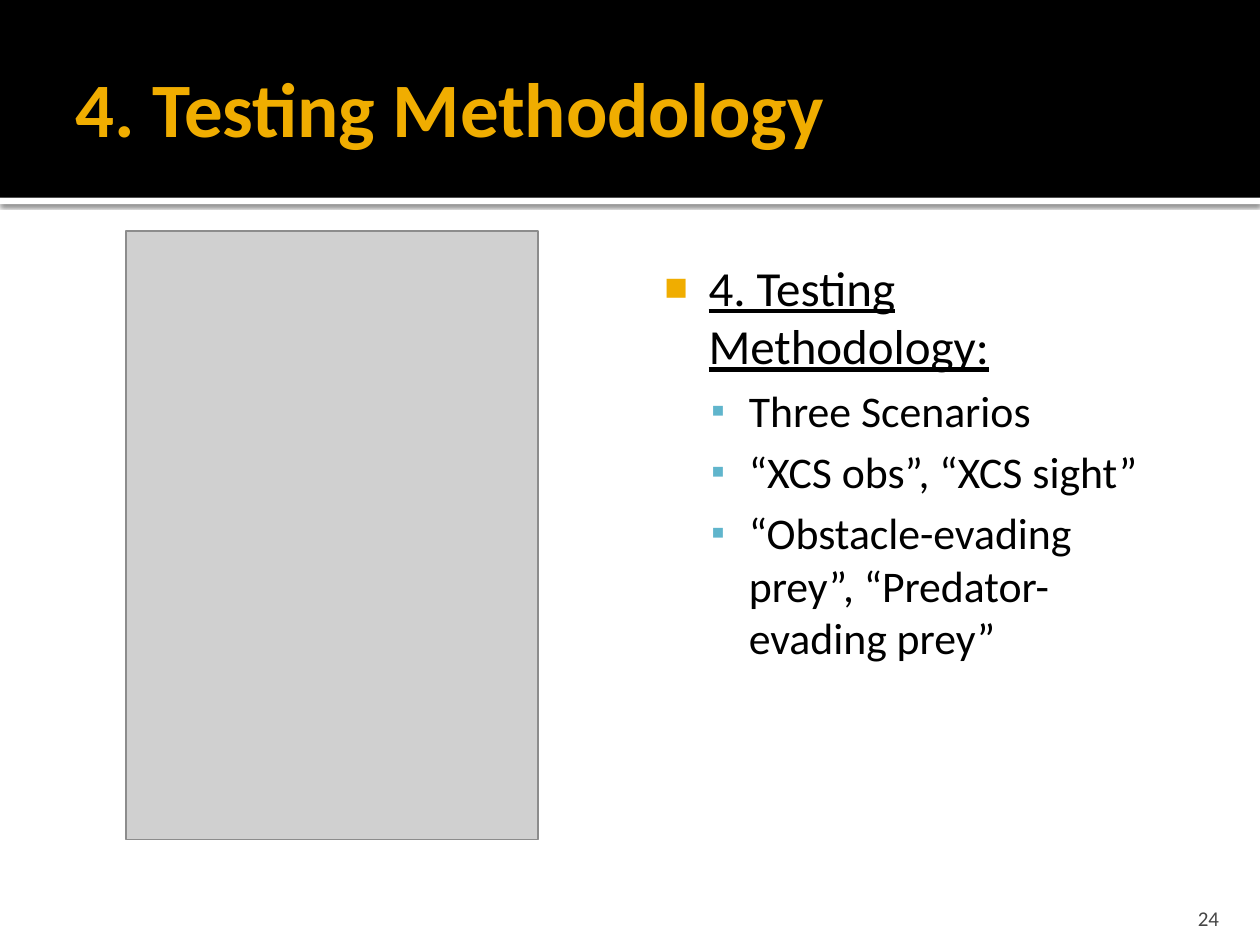
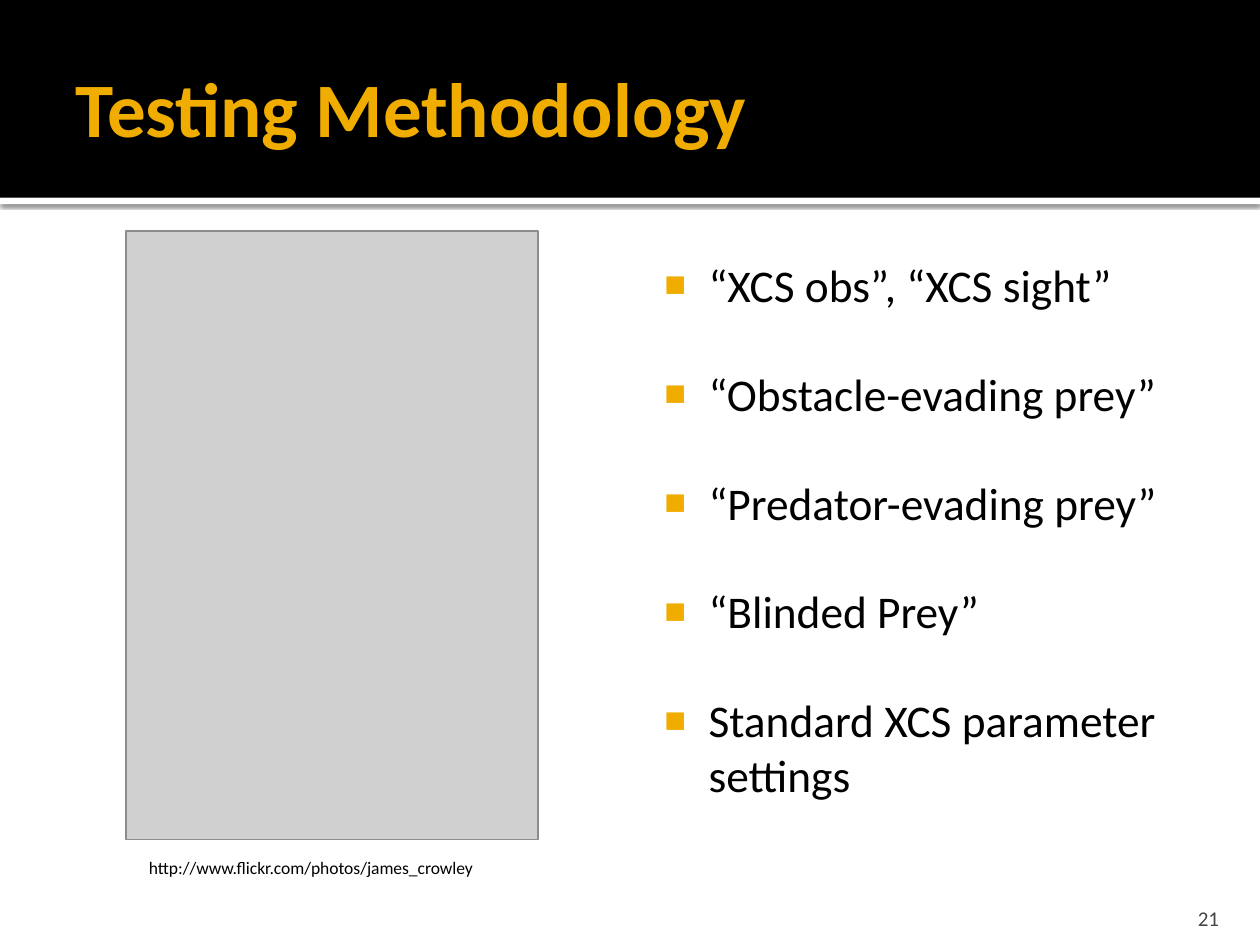
Before and after one commit to ClemensLode/GECCO-XCS-paper, a slide deck: slide 21 of Presentation/Adaption of XCS to Multi-Learner Predator.pptx (slide 24 before the commit). Drawn at 1260x945 pixels with LibreOffice and Linux fonts; fonts in the diff are those of the drawing; grey boxes stand for pictures. Boxes give left, top, right and bottom in pixels: in the first picture for what was removed or moved away, otherwise in the second. Text is boxed around its words. In the diff, an @@ line names an element or a change of style, - is before the commit and + after.

```diff
--- a/Presentation/Adaption of XCS to Multi-Learner Predator.pptx
+++ b/Presentation/Adaption of XCS to Multi-Learner Predator.pptx
@@ title at (76, 83, 747, 150): text changed @@
-4. Testing Methodology
+Testing Methodology
@@ text at (709, 269, 1112, 310): size 25 to 25.9 pt in "“XCS obs”, “XCS sight”"; bullet ▪ to ■; list level 2 to 1 in "“XCS obs”, “XCS sight”"; bullet colour #60B5CC to #F0AD00 @@
@@ text at (709, 272, 1031, 428): paragraphs removed @@
-■ 4. Testing Methodology:
-  ▪ Three Scenarios
@@ text at (709, 378, 1156, 800): text changed; size 25 to 25.9 pt @@
-  ▪ “Obstacle-evading prey”, “Predator-evading prey”
+■ “Obstacle-evading prey”
+■ “Predator-evading prey”
+■ “Blinded Prey”
+■ Standard XCS parameter settings
@@ text added at (149, 862, 473, 877), 10 pt, text #000000 @@
+http://www.flickr.com/photos/james_crowley
@@ page number at (1198, 912, 1219, 926): text changed @@
-24
+21
```
Also in this commit, not shown: 18 other slides changed, 7 slides added, 34 slides removed, 1 other file.
